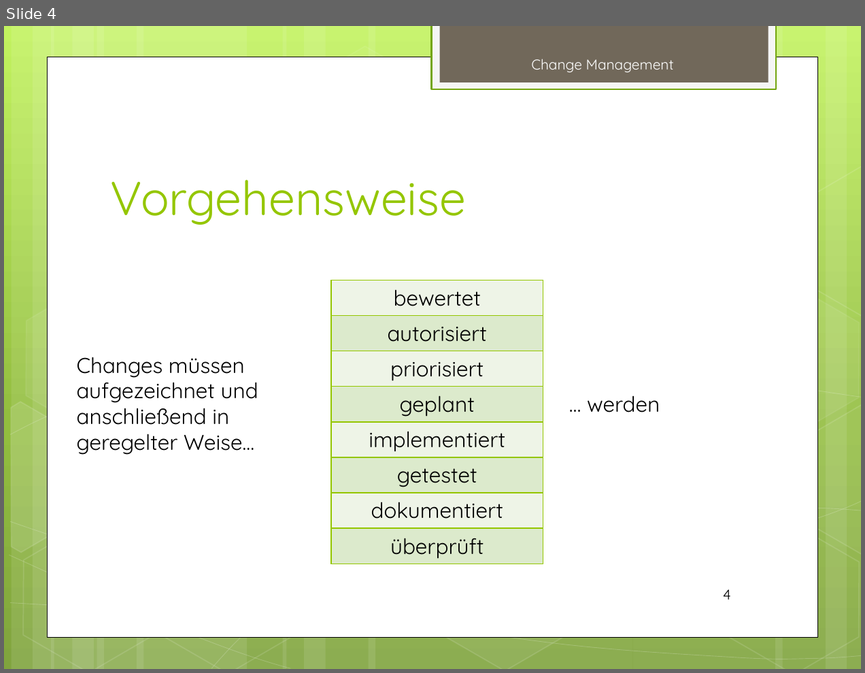
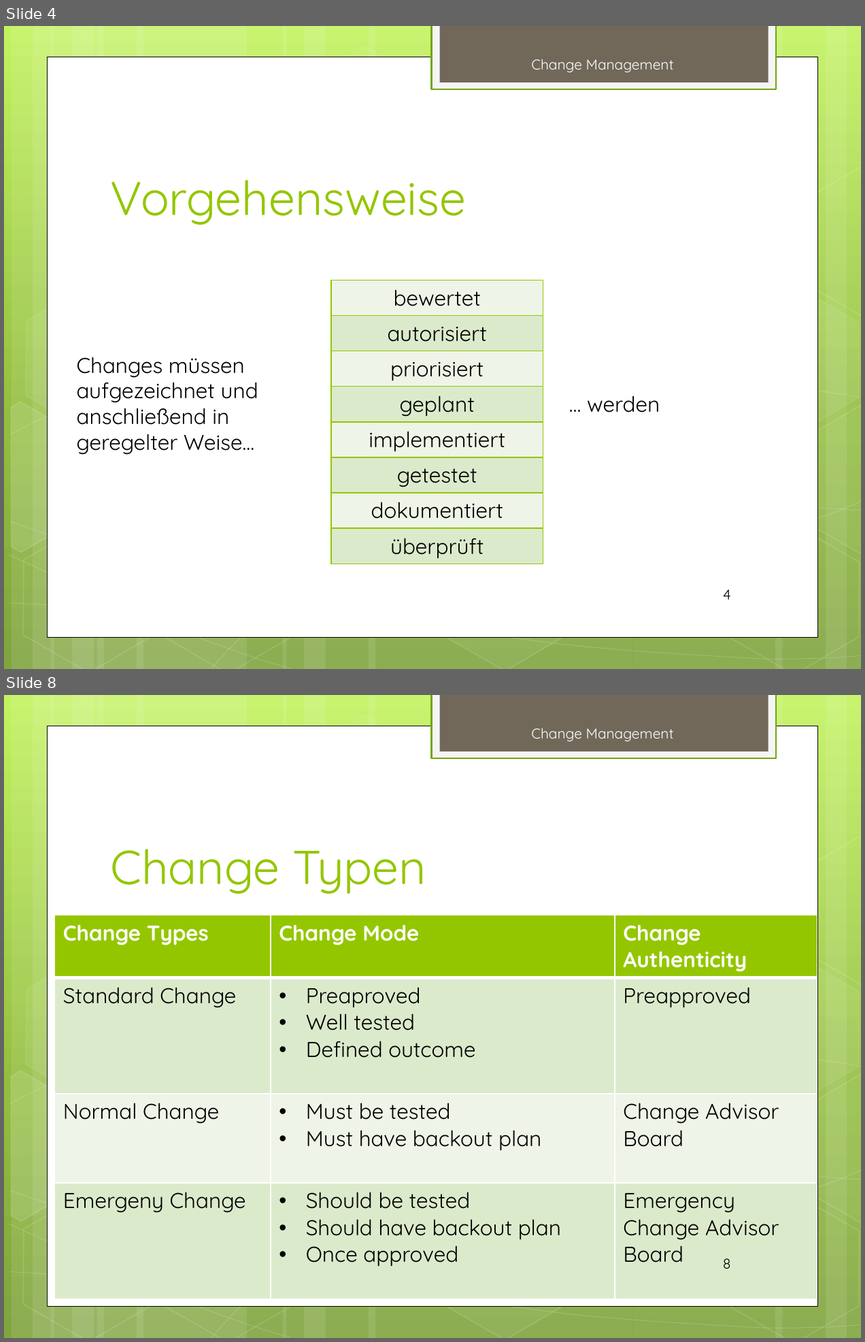
Before and after one commit to lightstalker89/MIT_SAD, a slide deck: 2nd_sem/itsm/Change Management.pptx. Shown one above the other, each under a label of ours: slide 4 before the commit, slides 4 and 8 after it; the slides between them are not shown. The pictures are 865x673 and 865x1342 pixels, drawn with LibreOffice and Linux fonts; fonts in the diff are those of the drawing. Boxes give left, top, right and bottom in pixels: in the first picture for what was removed or moved away, otherwise in the second. Text is boxed around its words. In the diff, an @@ line names an element or a change of style, - is before the commit and + after.

Commit message:
+) ITSM Change Management

```diff
--- a/2nd_sem/itsm/Change Management.pptx
+++ b/2nd_sem/itsm/Change Management.pptx
@@ slide 8 added at box(4, 695, 861, 1338), background gradient #C3F35F to #93BF3F to #81A53E; not listed: 31 template elements that a slide beside it also shows @@
@@ text added at box(531, 728, 674, 741), 12 pt, text #FEFEFE @@
+Change Management
@@ title added at box(110, 849, 426, 894), 40 pt, text #94C600 @@
+Change Typen
@@ table added at box(54, 915, 817, 1284), 4 rows, 3 columns @@
+Change Types | Change Mode | Change Authenticity
+Standard Change | Preaproved / Well tested / Defined outcome | Preapproved
+Normal Change | Must be tested / Must have backout plan | Change Advisor / Board
+Emergeny Change | Should be tested / Should have backout plan / Once approved | Emergency Change Advisor Board
@@ page number added at box(723, 1258, 731, 1268), 12 pt, text #000000 @@
+8
```
Also in this commit, not shown: 7 other slides added.
